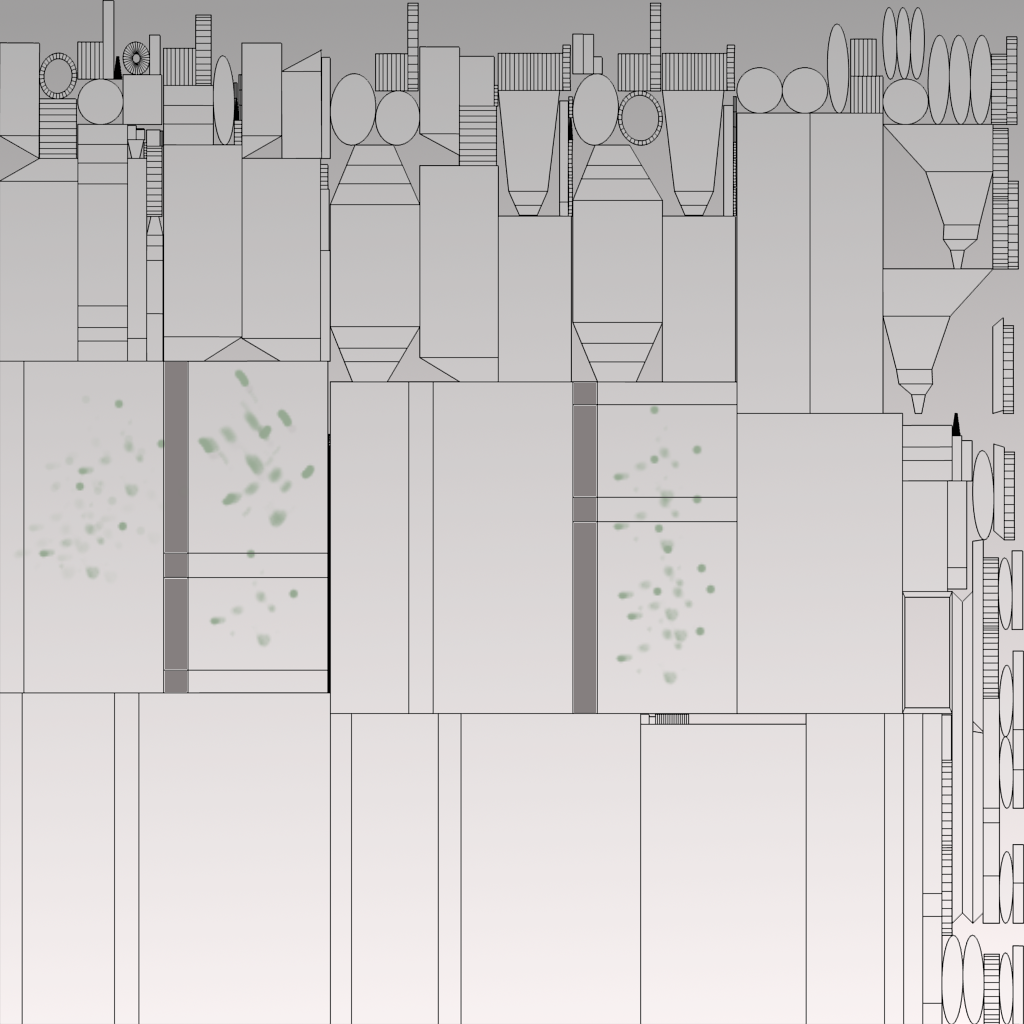
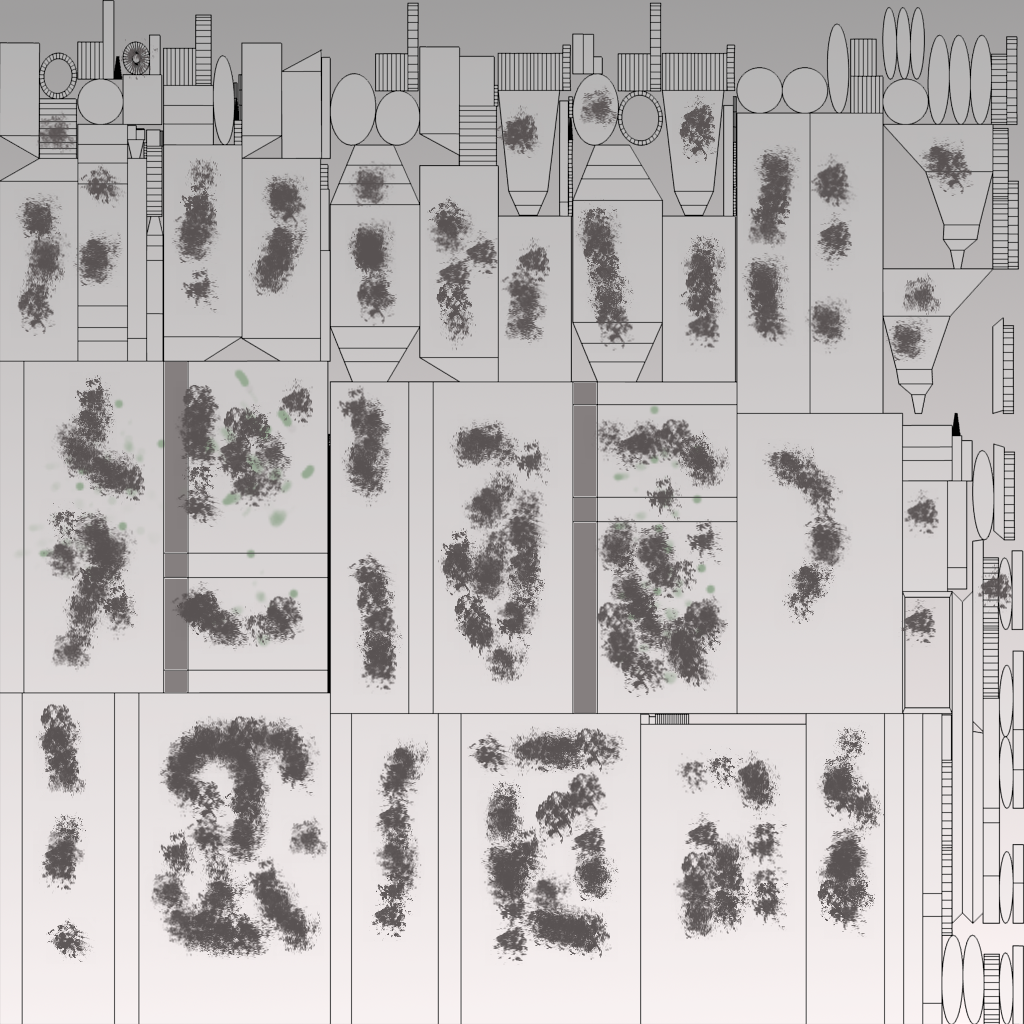
Two versions of the same layered image (1024 x 1024). Layer-by-layer changes:
painted on "cuerpo2.png" over [14, 38, 1012, 965]
